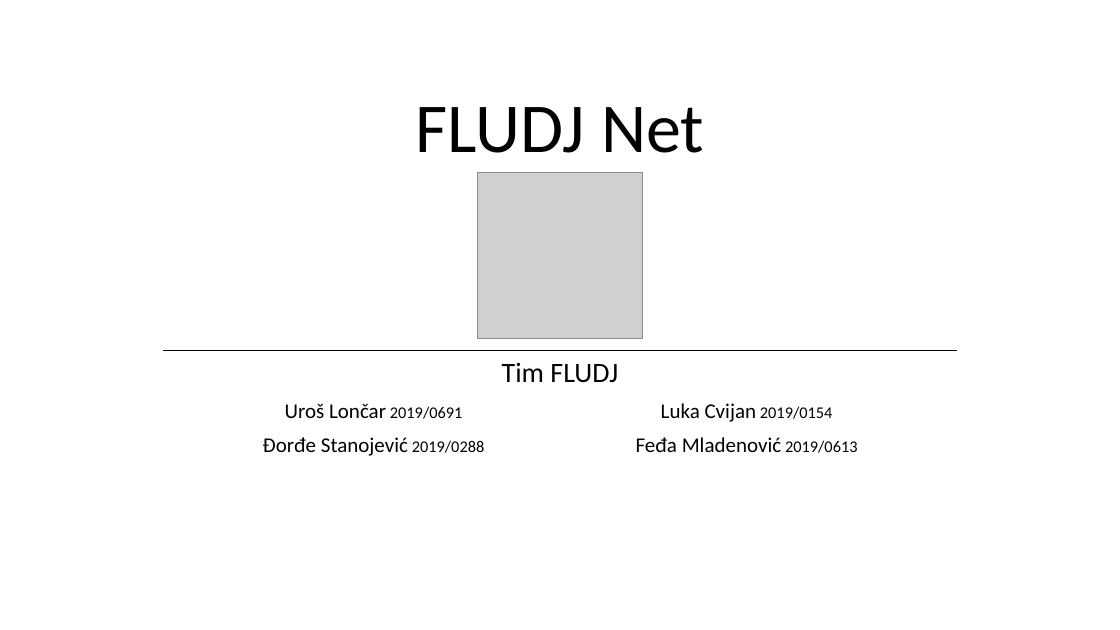
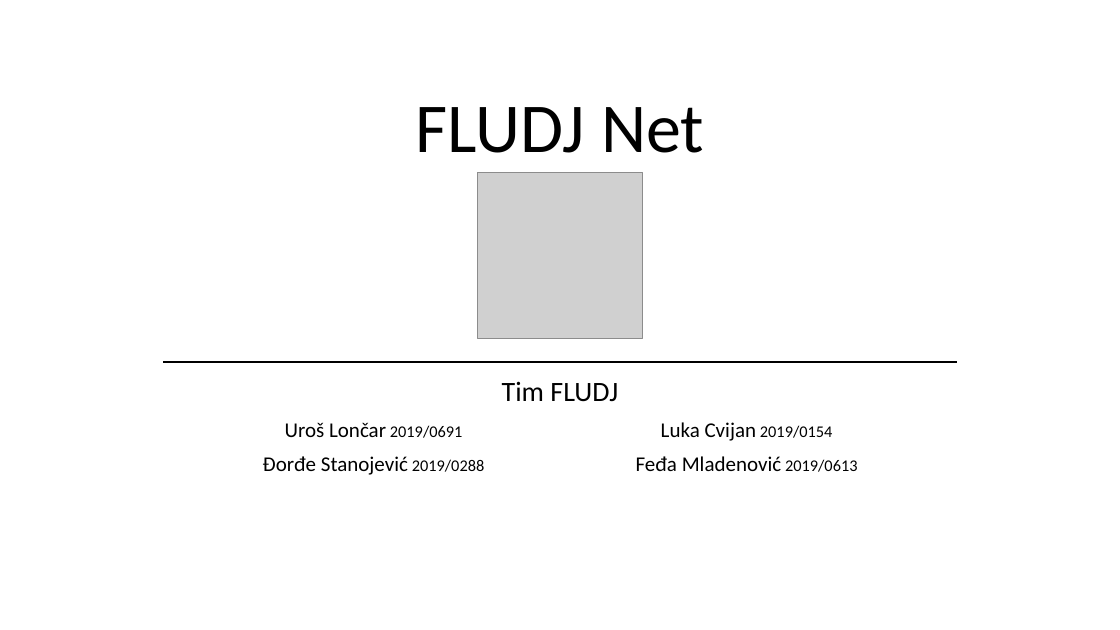
Before and after one commit to RenatusRS/FLUDJ-Net, a slide deck: slide 1 of FLUDJ Net.pptx. Drawn at 1120x630 pixels with LibreOffice and Linux fonts; fonts in the diff are those of the drawing; grey boxes stand for pictures. Boxes give left, top, right and bottom in pixels: in the first picture for what was removed or moved away, otherwise in the second. Text is boxed around its words. In the diff, an @@ line names an element or a change of style, - is before the commit and + after.

```diff
--- a/FLUDJ Net.pptx
+++ b/FLUDJ Net.pptx
@@ subtitle "Tim FLUDJ" moved from (x1=502, y1=362, x2=618, y2=383) to (x1=502, y1=381, x2=618, y2=402) @@
@@ line moved from (163, 350) - (957, 350) to (163, 362) - (957, 362) @@
@@ table moved from (x1=187, y1=395, x2=933, y2=463) to (x1=187, y1=413, x2=933, y2=481) @@
```
Also in this commit, not shown: 2 other files.
